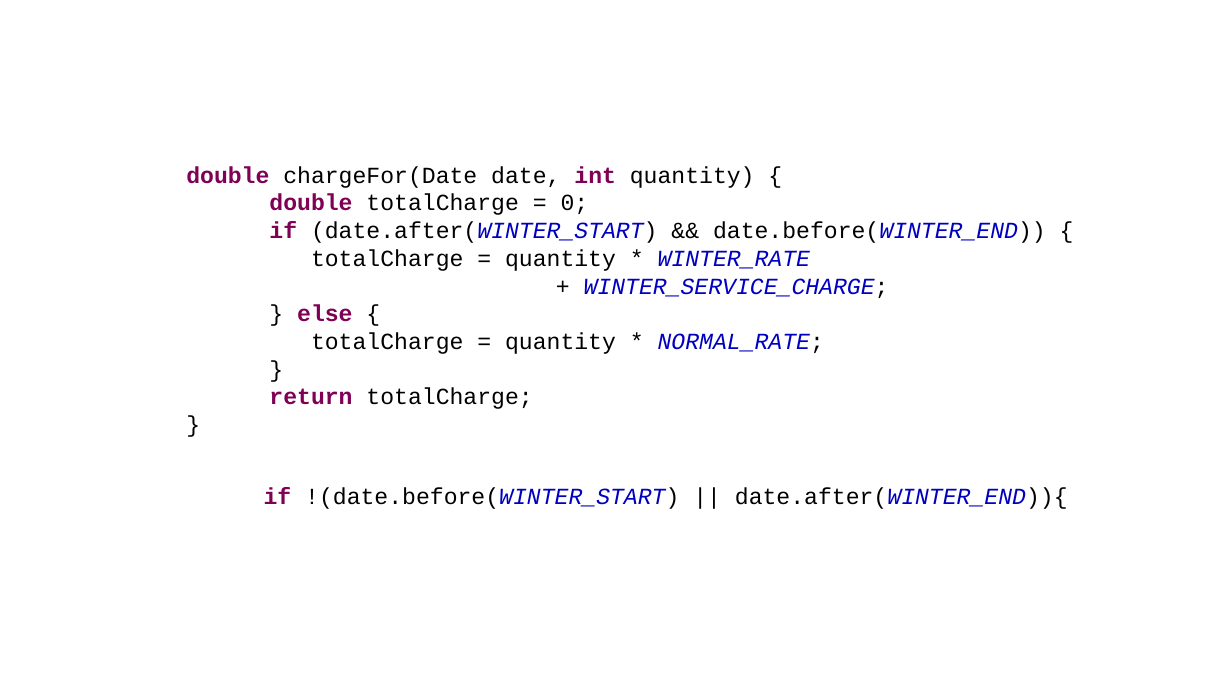
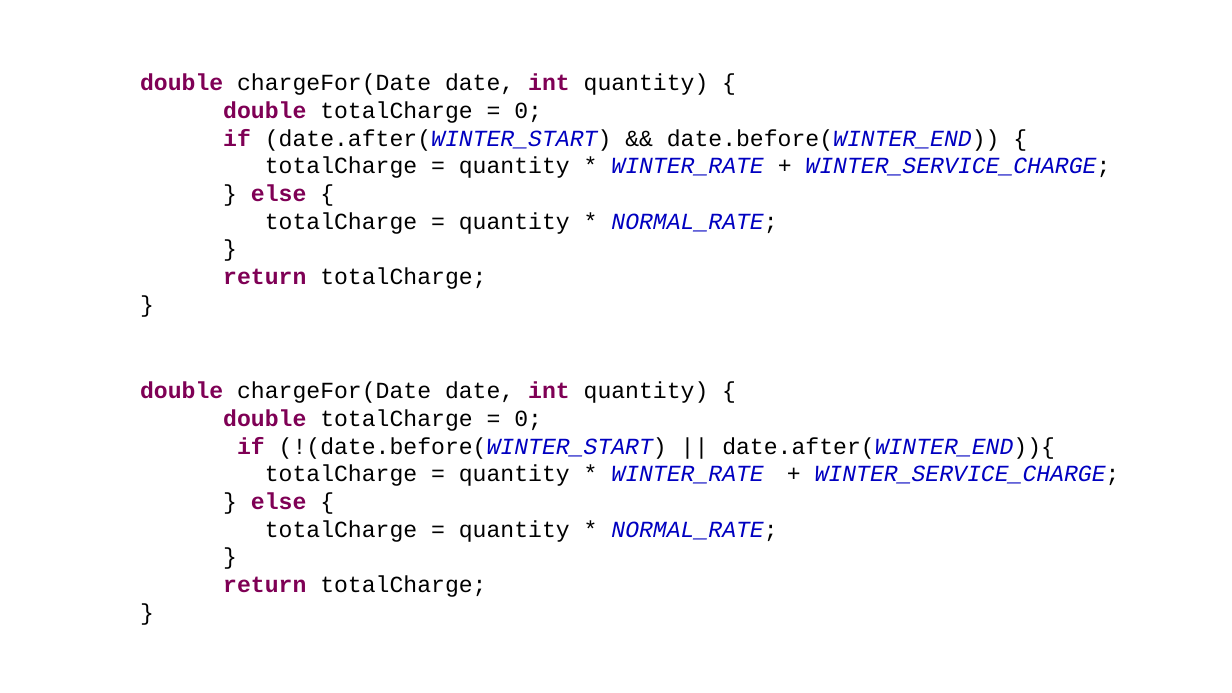
Before and after one commit to hexacta/HexactaLabs-NET, a slide deck: slide 43 of Presentaciones/2 - CleanCode.pptx (slide 44 before the commit). Drawn at 1232x693 pixels with LibreOffice and Linux fonts; fonts in the diff are those of the drawing; background and template pictures are left out. Boxes give left, top, right and bottom in pixels: in the first picture for what was removed or moved away, otherwise in the second. Text is boxed around its words. In the diff, an @@ line names an element or a change of style, - is before the commit and + after.

```diff
--- a/Presentaciones/2 - CleanCode.pptx
+++ b/Presentaciones/2 - CleanCode.pptx
@@ text "double chargeFor(Date date, int quantity) ...": place and size @@
-text "double chargeFor(Date date, int quantity) ..." at <box>186,166,1046,409</box>
+text "double chargeFor(Date date, int quantity) ..." at <box>140,73,1110,289</box>
@@ text at <box>265,157,1110,178</box>: text changed @@
-totalCharge = quantity * WINTER_RATE
-+ WINTER_SERVICE_CHARGE;
+totalCharge = quantity * WINTER_RATE + WINTER_SERVICE_CHARGE;
@@ text "double chargeFor(Date date, int quantity) ..." at <box>140,381,1120,597</box>: vertical alignment top to middle @@
@@ text at <box>140,381,1120,597</box>: text changed @@
-if !(date.before(WINTER_START) || date.after(WINTER_END)){
+double chargeFor(Date date, int quantity) {
+double totalCharge = 0;
+if (!(date.before(WINTER_START) || date.after(WINTER_END)){
+totalCharge = quantity * WINTER_RATE + WINTER_SERVICE_CHARGE;
+} else {
+totalCharge = quantity * NORMAL_RATE;
+}
+return totalCharge;
+}
```
Also in this commit, not shown: 5 other slides changed, 15 slides added, 17 slides removed, 1 other file.
